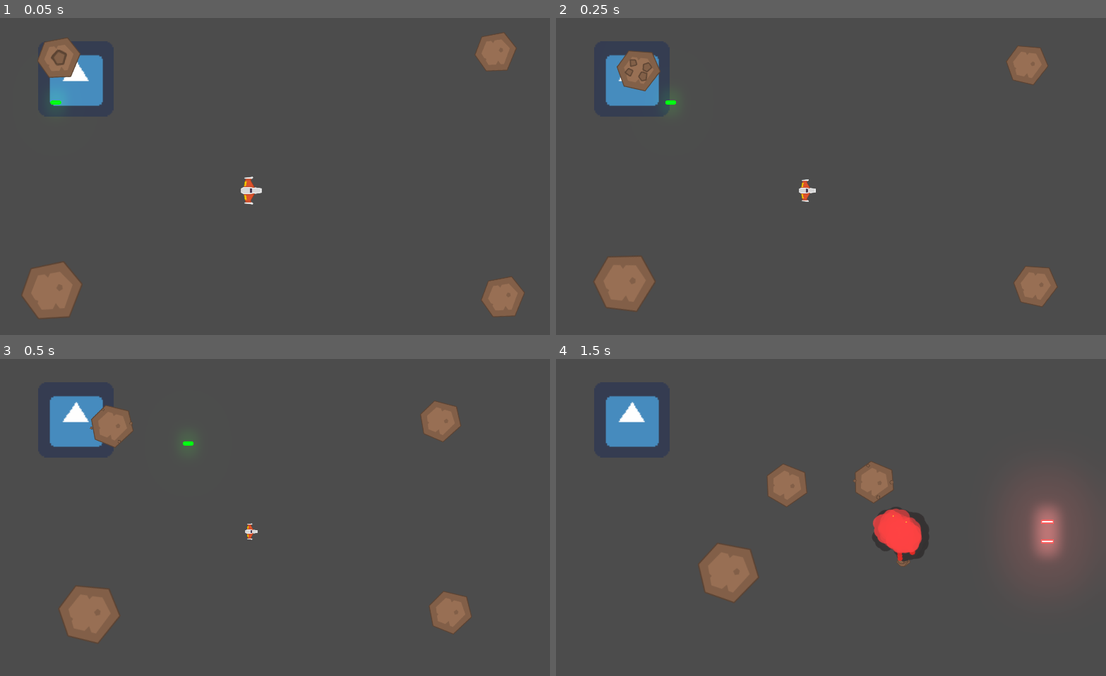
Above: before the commit, frames 1-4 (two rows, left to right).
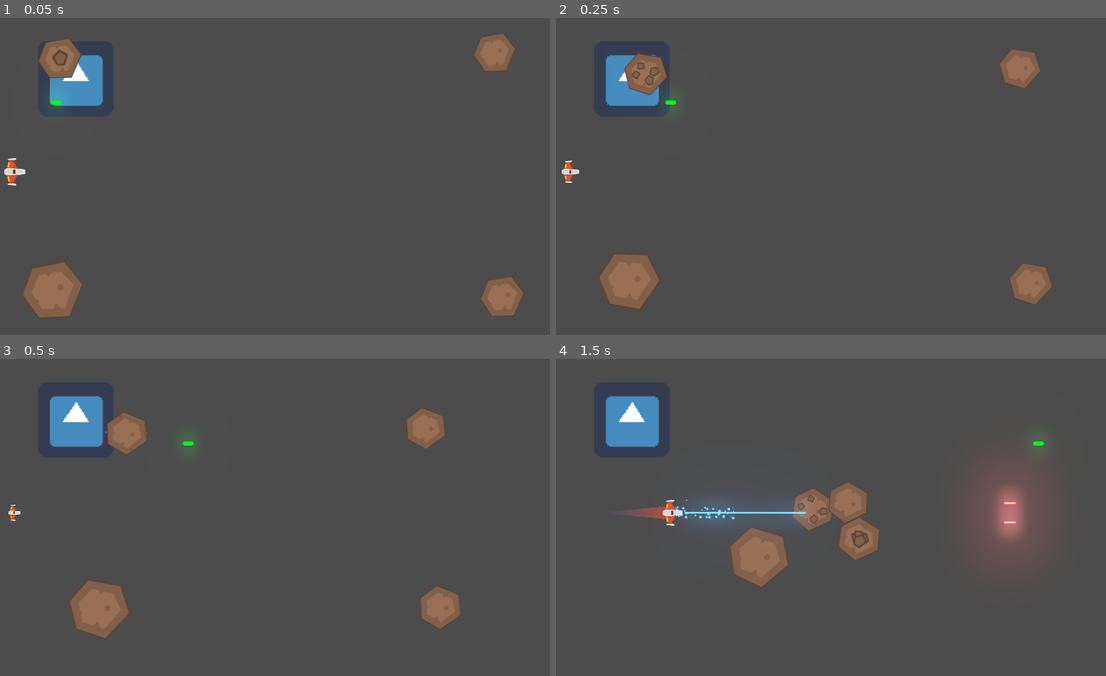
Above: after the commit, the same moments.

Repository: rominaBr/Meteoritos
Game: Godot game, scene res://Juegos/Niveles/NivelTest.tscn
Same seed, same stepped clock (60 frames per second), same inputs: the game is played once before the commit and once after it. The engine's default icon, where the game draws it, is replaced by a stand-in: a white triangle on a blue panel in a dark square.
Inputs (mouse positions are in pixels of both pictures, inside the frame that each line leads up to):
- Up to frame 1 (0.05 s): no input
- Up to frame 2 (0.25 s): no input
- Up to frame 3 (0.5 s): no input
- Up to frame 4 (1.5 s): move the mouse to (946, 501) at 0.52 s; press the mouse at (946, 501) at 0.53 s; hold W (mover_adelante) 0.53-1.28 s; move the mouse to (710, 533) at 1.27 s; release the mouse at (710, 533) at 1.28 s; hold S (mover_atras) from 1.28 s (still down); right-click (710, 533) at 1.35 s

The runs differ from the first frame. In frame 1, 0.5% of the frame differs, in the area x 0-96%, y 4-95%; in frame 2, 1.8%; in frame 3, 2.8%; in frame 4, 10%, in the area x 13-95%, y 26-77%.

Commit message:
Velocidad y rotación aleatoria

Diff:
--- a/Juegos/Meteoritos/Meteorito.gd
+++ b/Juegos/Meteoritos/Meteorito.gd
@@ -24,8 +24,8 @@
 	forma_colision.radius = radio
 	$CollisionShape2D.shape = forma_colision
 	#Calcular velocidades
-	linear_velocity = vel_lineal_base * dir / tamanio
-	angular_velocity = vel_ang_base / tamanio
+	linear_velocity = (vel_lineal_base * dir / tamanio) * aleatorizar_velocidad()
+	angular_velocity = (vel_ang_base / tamanio) * aleatorizar_velocidad()
 	#Calcular hitpoints
 	hitpoints = hitpoints_base * tamanio
 
@@ -46,3 +46,7 @@
 	$CollisionShape2D.set_deferred("disabled", true)
 	Eventos.emit_signal("meteorito_destruido", global_position)
 	queue_free()
+
+func aleatorizar_velocidad() -> float:
+	randomize()
+	return rand_range(1.1, 1.4)
--- a/Juegos/Niveles/NivelTest.tscn
+++ b/Juegos/Niveles/NivelTest.tscn
@@ -16,7 +16,7 @@
 explosion_meteorito = ExtResource( 8 )
 
 [node name="Player" parent="." instance=ExtResource( 1 )]
-position = Vector2( 905, 588 )
+position = Vector2( 100, 524 )
 
 [node name="WorldEnvironment" type="WorldEnvironment" parent="."]
 environment = ExtResource( 3 )
